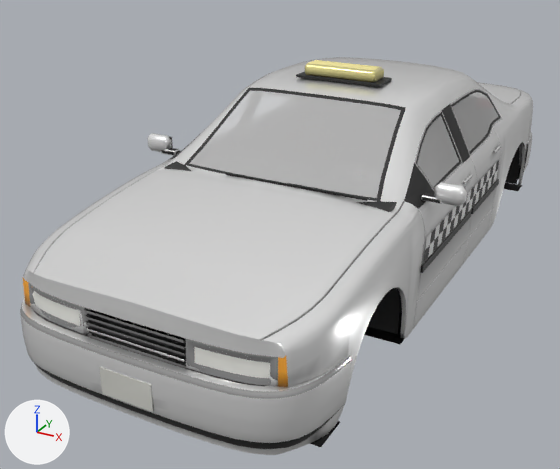
The glTF model public/models/taxi.glb: old version first, new version second.
The view is the same before and after, from a 50 mm camera at (2.13, -4.7, 2.54) aimed at (-0.31, -0.26, 0.32). The axes (+X, +Y, +Z) are drawn at lower left. The lights are the same throughout. The first picture is the older version. Objects named as collision shapes, trigger or cutter boxes, shadow casters or lower levels of detail are left out. Vertices at exactly the same position are counted once.

Names of what the first picture shows: 'LOD0'.
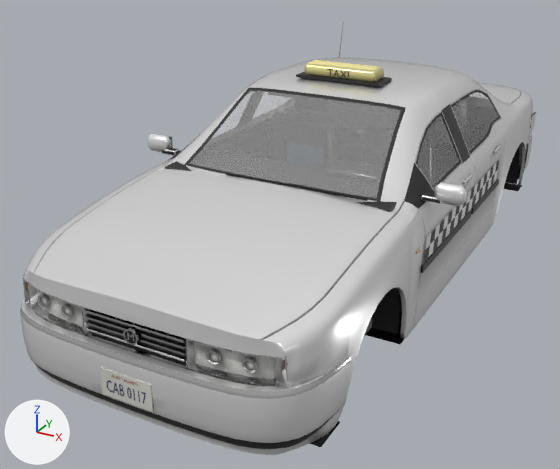
Changed parts and their boxes (x1, y1, x2, y2) in the pictures (560 x 469 px):
'LOD0', reshaped (9% taller)
    before: (20, 57, 533, 455)
    after: (20, 21, 536, 455)
part 1 of me_lod0, added
    after: (530, 113, 536, 131)
part 2 of me_lod0, added (mostly hidden)
    after: (363, 319, 372, 337)
part 3 of me_lod0, added
    after: (302, 109, 333, 123)
part 4 of me_lod0, added
    after: (248, 148, 266, 157)
part 5 of me_lod0, built on
    before: (28, 98, 494, 385)
    after: (23, 21, 494, 404)
part 6 of me_lod0, recoloured
    both: (23, 96, 533, 389)
part 7 of me_lod0, recoloured (darker)
    both: (237, 91, 469, 157)
part 8 of me_lod0, recoloured
    before: (23, 278, 288, 388)

Diff of the bpy script that builds the scene:
```diff
--- a/public/models/taxi.glb.py
+++ b/public/models/taxi.glb.py
@@ mat_gloss @@
+mat_gloss = bpy.data.materials.new('gloss')
+mat_gloss.use_nodes = True; mat_gloss.node_tree.nodes.clear()
+_N = mat_gloss.node_tree.nodes; _L = mat_gloss.node_tree.links
+n0 = _N.new('ShaderNodeBsdfPrincipled'); n0.name = 'Principled BSDF'
+n0.inputs[2].default_value = 0.06  # 'Roughness'
+n1 = _N.new('ShaderNodeOutputMaterial'); n1.name = 'Material Output'
+n2 = _N.new('ShaderNodeVertexColor'); n2.name = 'Color Attribute'
+_L.new(n0.outputs[0], n1.inputs[0])  # 'BSDF' to 'Surface'
+_L.new(n2.outputs[0], n0.inputs[0])  # 'Color' to 'Base Color'
@@ mat_lamp_ind @@
+mat_lamp_ind = bpy.data.materials.new('lamp_ind')
+mat_lamp_ind.use_nodes = True; mat_lamp_ind.node_tree.nodes.clear()
+_N = mat_lamp_ind.node_tree.nodes; _L = mat_lamp_ind.node_tree.links
+n0 = _N.new('ShaderNodeBsdfPrincipled'); n0.name = 'Principled BSDF'
+n0.inputs[2].default_value = 0.1  # 'Roughness'
+n1 = _N.new('ShaderNodeOutputMaterial'); n1.name = 'Material Output'
+n2 = _N.new('ShaderNodeVertexColor'); n2.name = 'Color Attribute'
+_L.new(n0.outputs[0], n1.inputs[0])  # 'BSDF' to 'Surface'
+_L.new(n2.outputs[0], n0.inputs[0])  # 'Color' to 'Base Color'
@@ mat_lamp_brake @@
+mat_lamp_brake = bpy.data.materials.new('lamp_brake')
+mat_lamp_brake.use_nodes = True; mat_lamp_brake.node_tree.nodes.clear()
+_N = mat_lamp_brake.node_tree.nodes; _L = mat_lamp_brake.node_tree.links
+n0 = _N.new('ShaderNodeBsdfPrincipled'); n0.name = 'Principled BSDF'
+n0.inputs[2].default_value = 0.1  # 'Roughness'
+n1 = _N.new('ShaderNodeOutputMaterial'); n1.name = 'Material Output'
+n2 = _N.new('ShaderNodeVertexColor'); n2.name = 'Color Attribute'
+_L.new(n0.outputs[0], n1.inputs[0])  # 'BSDF' to 'Surface'
+_L.new(n2.outputs[0], n0.inputs[0])  # 'Color' to 'Base Color'
@@ mat_lamp_rev @@
+mat_lamp_rev = bpy.data.materials.new('lamp_rev')
+mat_lamp_rev.use_nodes = True; mat_lamp_rev.node_tree.nodes.clear()
+_N = mat_lamp_rev.node_tree.nodes; _L = mat_lamp_rev.node_tree.links
+n0 = _N.new('ShaderNodeBsdfPrincipled'); n0.name = 'Principled BSDF'
+n0.inputs[2].default_value = 0.1  # 'Roughness'
+n1 = _N.new('ShaderNodeOutputMaterial'); n1.name = 'Material Output'
+n2 = _N.new('ShaderNodeVertexColor'); n2.name = 'Color Attribute'
+_L.new(n0.outputs[0], n1.inputs[0])  # 'BSDF' to 'Surface'
+_L.new(n2.outputs[0], n0.inputs[0])  # 'Color' to 'Base Color'
@@ me_lod0 @@
-me_lod0.from_pydata(...)  # 5024 vertices, 9326 faces; spans x -1.09..1.09, y -2.35..2.45, z 0.17..1.5
+me_lod0.from_pydata(...)  # 7290 vertices, 12873 faces; spans x -1.09..1.09, y -2.35..2.45, z 0.1..1.52
+# me_lod0 part 1: the loose piece of 24 vertices spanning x 0.91..0.92, y 0.19..0.88, z 0.55..0.6 is copied, and the copy is scaled about its middle by (0.732, 0.218, 3.27), then moved by (-0.01, 1.44, 0.19), in mat_paint; it spans x 0.9..0.91, y 1.9..2.05, z 0.7..0.83
+# me_lod0 part 2: the loose piece of 24 vertices spanning x 0.91..0.92, y -0.81..0.14, z 0.55..0.6 is copied, and the copy is scaled about its middle by (3.54, 0.159, 1.38), then moved by (-0.1, -1.09, -0.1); it spans x 0.79..0.84, y -1.51..-1.34, z 0.44..0.51
+# me_lod0 part 3: the loose piece of 24 vertices spanning x -0.26..0.26, y -0.04..0.14, z 1.41..1.5 is copied, and the copy is scaled about its middle by (0.43, 0.0874, 0.835), then moved by (0.0, -0.39, -0.21); it spans x -0.11..0.11, y -0.35..-0.33, z 1.22..1.27
+# me_lod0 part 4: the loose piece of 24 vertices spanning x -0.92..-0.9, y -0.06..0.09, z 0.85..0.88 is copied, and the copy is scaled about its middle by (3.56, 3.55, 2.06), then moved by (0.15, 0.0, -0.14); it spans x -0.79..-0.72, y -0.25..0.27, z 0.7..0.75
+# me_lod0 part 5: 33 vertices moved from x -0.79..0.79, y -2.25..2.34, z 0.59..0.88 to x -0.8..0.8, y -2.23..2.34, z 0.57..0.89; 67 vertices removed from x -0.79..0.79, y -2.23..2.35, z 0.59..0.88; 1925 vertices added at x -0.81..0.81, y -2.35..2.37, z 0.11..1.52
+# me_lod0 part 6: 960 kept faces spanning x -0.85..0.91, y -2.33..2.43, z 0.19..1.36 get new vertex colours
+# me_lod0 part 7: 18 faces spanning x -0.86..0.86, y 0.06..0.22, z 0.95..1.28 switch from mat_trim to mat_gloss
+# me_lod0 part 8: 16 faces spanning x -0.79..0.79, y -2.2..-2.18, z 0.55..0.73 switch from mat_lamp_head to mat_glass
+# other edits to the shape of me_lod0 do not show in these pictures
 me_lod0.materials.append(mat_paint)
@@ me_lod0 @@
 me_lod0.materials.append(mat_interior)
+me_lod0.materials.append(mat_lamp_brake)
+me_lod0.materials.append(mat_lamp_rev)
+me_lod0.materials.append(mat_lamp_ind)
```
